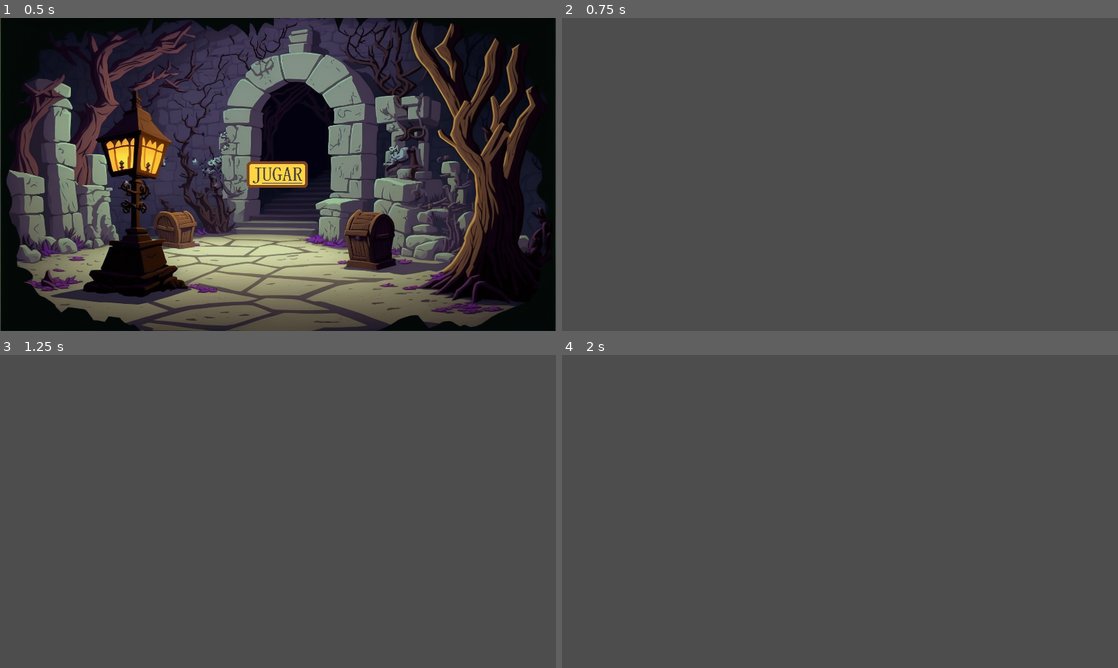
Above: before the commit, frames 1-4 (two rows, left to right).
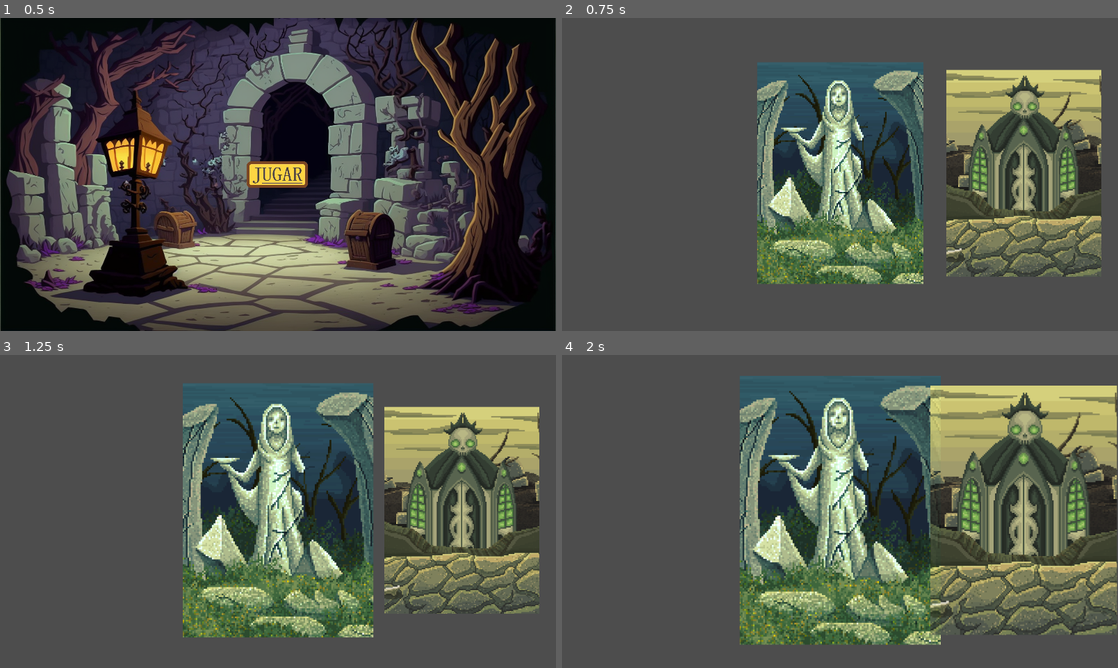
Above: after the commit, the same moments.

Repository: JoseManuelFuentesFernandez/ProyectoFinal
Game: Godot game, scene res://pantallas/menu/MenuPrincipal.tscn
The game is run twice, just before and just after one commit, with the same random seed, the same clock (stepped at 60 frames per second) and the same inputs.
Inputs (mouse positions are in pixels of both pictures, inside the frame that each line leads up to):
- Up to frame 1 (0.5 s): no input
- Up to frame 2 (0.75 s): click (840, 174) at 0.5 s
- Up to frame 3 (1.25 s): no input
- Up to frame 4 (2 s): move the mouse to (962, 495) at 1.27 s; click (962, 495) at 1.42 s

Frame 1 is identical in both runs. In frame 2, 34% of the frame differs, in the area x 35-97%, y 14-86%; in frame 3, 40%; in frame 4, 48%, in the area x 32-100%, y 6-93%.

Commit message:
Menu seleccion mundo v1

Diff:
--- /dev/null
+++ b/Mazzcha/pantallas/seleccion_mazmorras/ScrollContainer.gd
@@ -0,0 +1,71 @@
+extends ScrollContainer
+
+
+@export var card_scale = 1 # (float, 0.5, 1, 0.1)
+@export var card_current_scale = 1.3 # (float, 1, 1.5, 0.1)
+@export var scroll_duration = 1.3 # (float, 0.1, 1, 0.1)
+
+var card_current_index: int = 0
+var card_x_positions: Array = []
+
+@onready var scroll_tween: Tween
+@onready var margin_r: int = $CenterContainer/MarginContainer.get("theme_override_constants/margin_right")
+@onready var card_space: int = $CenterContainer/MarginContainer/HBoxContainer.get("theme_override_constants/separation")
+@onready var card_nodes: Array = $CenterContainer/MarginContainer/HBoxContainer.get_children()
+
+
+func _ready() -> void:
+	get_h_scroll_bar().modulate.a = 0
+	call_deferred("_set_initial_positions")
+
+
+func _set_initial_positions()->void:
+	for _card in card_nodes:
+		var _card_pos_x: float = (margin_r + _card.position.x) - ((size.x - _card.size.x) / 2)
+		_card.pivot_offset = (_card.size / 2)
+		card_x_positions.append(_card_pos_x)
+	scroll_horizontal = card_x_positions[card_current_index]
+	scroll()
+
+func _process(delta: float) -> void:
+	for _index in range(card_x_positions.size()):
+		var _card_pos_x: float = card_x_positions[_index]
+		var _swipe_length: float = (card_nodes[_index].size.x / 2) + (card_space / 2)
+		var _swipe_current_length: float = abs(_card_pos_x - scroll_horizontal)
+		var _card_scale: float = remap(_swipe_current_length, _swipe_length, 0, card_scale, card_current_scale)
+		var _card_opacity: float = remap(_swipe_current_length, _swipe_length, 0, 0.3, 1)
+
+		_card_scale = clamp(_card_scale, card_scale, card_current_scale)
+		_card_opacity = clamp(_card_opacity, 0.3, 1)
+
+		card_nodes[_index].scale = Vector2(_card_scale, _card_scale)
+		card_nodes[_index].modulate.a = _card_opacity
+
+		if _swipe_current_length < _swipe_length:
+			card_current_index = _index
+
+
+func scroll() -> void:
+	scroll_tween = create_tween().set_parallel(true)
+	scroll_tween.tween_property(
+		self,
+		"scroll_horizontal",
+		card_x_positions[card_current_index],
+		scroll_duration).from(scroll_horizontal).set_trans(scroll_tween.TRANS_BACK).set_ease(scroll_tween.EASE_OUT)
+
+	for _index in range(card_nodes.size()):
+		var _card_scale: float = card_current_scale if _index == card_current_index else card_scale
+		scroll_tween.tween_property(
+			card_nodes[_index],
+			"scale",
+			Vector2(_card_scale,_card_scale),
+			scroll_duration,).from(card_nodes[_index].scale).set_trans(scroll_tween.TRANS_QUAD).set_ease(scroll_tween.EASE_OUT)
+
+
+
+func _on_ScrollContainer_gui_input(event: InputEvent) -> void:
+	if event is InputEventMouseButton:
+		if event.pressed:
+			scroll_tween.stop()
+		else:
+			scroll()
--- a/Mazzcha/pantallas/seleccion_mazmorras/SeleccionMundo.tscn
+++ b/Mazzcha/pantallas/seleccion_mazmorras/SeleccionMundo.tscn
@@ -1,4 +1,10 @@
-[gd_scene format=3 uid="uid://biytsr2qxp38m"]
+[gd_scene load_steps=6 format=3 uid="uid://biytsr2qxp38m"]
+
+[ext_resource type="Texture2D" uid="uid://bkoyo41kjnjjv" path="res://pantallas/mazmorras/Battleground1/Bright/Battleground1_thumb.png" id="1_1wh4g"]
+[ext_resource type="Script" path="res://pantallas/seleccion_mazmorras/ScrollContainer.gd" id="1_pr375"]
+[ext_resource type="Texture2D" uid="uid://cg1nj4qgsn5ko" path="res://pantallas/mazmorras/Battleground2/Bright/Battleground4_thumb.png" id="2_rfysp"]
+[ext_resource type="Texture2D" uid="uid://bxu3i4wt8lie5" path="res://pantallas/mazmorras/Battleground3/background3_thumbnail.png" id="3_xnsht"]
+[ext_resource type="Texture2D" uid="uid://b7qm1mfdlma2r" path="res://pantallas/mazmorras/Battleground4/Bright/Battleground2_thumbnail.png" id="4_0eg2x"]
 
 [node name="SeleccionMundo" type="Control"]
 layout_mode = 3
@@ -9,31 +15,48 @@
 grow_vertical = 2
 
 [node name="ScrollContainer" type="ScrollContainer" parent="."]
+clip_contents = false
 layout_mode = 1
 anchors_preset = 15
 anchor_right = 1.0
 anchor_bottom = 1.0
 grow_horizontal = 2
 grow_vertical = 2
+script = ExtResource("1_pr375")
 
 [node name="CenterContainer" type="CenterContainer" parent="ScrollContainer"]
 layout_mode = 2
-size_flags_horizontal = 3
+size_flags_horizontal = 6
+size_flags_vertical = 6
+mouse_filter = 2
 
 [node name="MarginContainer" type="MarginContainer" parent="ScrollContainer/CenterContainer"]
 layout_mode = 2
+mouse_filter = 2
+theme_override_constants/margin_left = 1920
+theme_override_constants/margin_right = 1920
 
 [node name="HBoxContainer" type="HBoxContainer" parent="ScrollContainer/CenterContainer/MarginContainer"]
 layout_mode = 2
+size_flags_horizontal = 0
+size_flags_vertical = 4
+mouse_filter = 2
+theme_override_constants/separation = 100
 
 [node name="Maz1" type="TextureRect" parent="ScrollContainer/CenterContainer/MarginContainer/HBoxContainer"]
 layout_mode = 2
+texture = ExtResource("1_1wh4g")
+expand_mode = 3
 
 [node name="Maz2" type="TextureRect" parent="ScrollContainer/CenterContainer/MarginContainer/HBoxContainer"]
 layout_mode = 2
+texture = ExtResource("2_rfysp")
 
 [node name="Maz3" type="TextureRect" parent="ScrollContainer/CenterContainer/MarginContainer/HBoxContainer"]
 layout_mode = 2
+texture = ExtResource("3_xnsht")
+expand_mode = 3
 
 [node name="Maz4" type="TextureRect" parent="ScrollContainer/CenterContainer/MarginContainer/HBoxContainer"]
 layout_mode = 2
+texture = ExtResource("4_0eg2x")
Not shown, added: Mazzcha/pantallas/mazmorras/Battleground3/background3.png.import
Binary file added: Mazzcha/pantallas/mazmorras/Battleground3/background3_thumbnail.png
Not shown, added: Mazzcha/pantallas/mazmorras/Battleground3/background3_thumbnail.png.import
